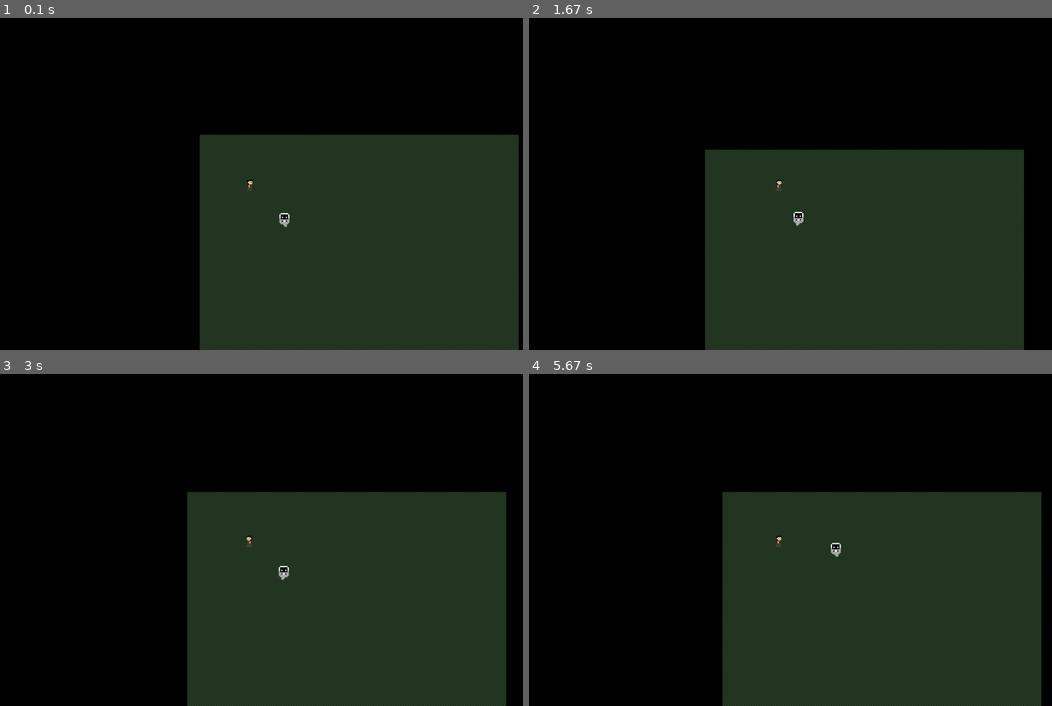
Above: before the commit, frames 1-4 (two rows, left to right).
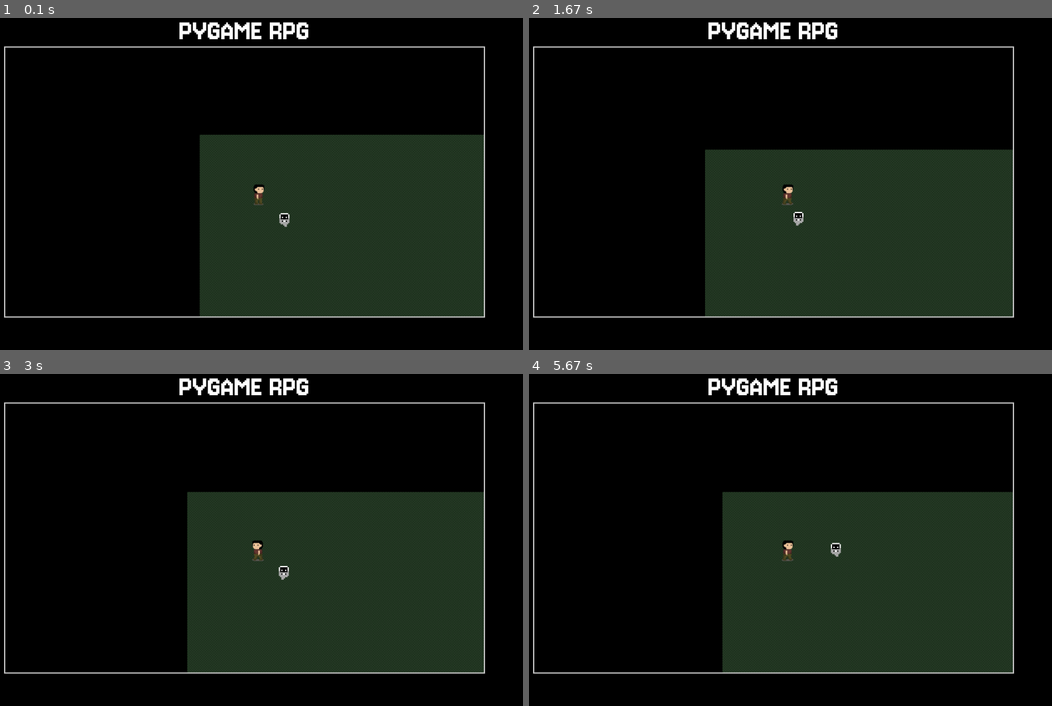
Above: after the commit, the same moments.

Repository: thefonzie-codes/pygame-rpg
Game: pygame game, started from main.py
Two runs of this game, one before a commit and one after it. Both use one fixed random seed, a clock stepped at 60 frames per second and the inputs below.
Inputs:
- Up to frame 1 (0.1 s): no input
- Up to frame 2 (1.67 s): hold D 0.33-0.8 s; hold W 0.83-1.3 s; hold D from 1.33 s (still down)
- Up to frame 3 (3 s): release D at 1.8 s; hold A 1.83-2.37 s; hold S 2.4-2.87 s; hold A from 2.9 s (still down)
- Up to frame 4 (5.67 s): release A at 3.37 s; hold W 3.4-3.87 s; hold D 3.9-4.53 s; hold S 4.57-5.03 s; hold A 5.07-5.53 s; hold D from 5.57 s (still down)

The runs differ from the first frame. In frame 1, 12% of the frame differs, in the area x 0-100%, y 1-100%; in frame 2, 9.2%; in frame 3, 10%; in frame 4, 11%.

Commit message:
added delta time

Diff:
--- a/constants.py
+++ b/constants.py
@@ -2,7 +2,7 @@
 
 PIXEL_SIZE = 4
 GRID_SIZE = 128
-VIEWPORT = pygame.math.Vector2(1920, 1080)
+# VIEWPORT = pygame.math.Vector2(1920, 1080)
 MAX_MAP_WIDTH = 256
 MAX_MAP_HEIGHT = 256
 FPS = 24
--- a/entities/player.py
+++ b/entities/player.py
@@ -1,11 +1,12 @@
 import pygame
 import os
 from constants import COLORS
+from helpers.fonts import load_font
 
 class Player:
     def __init__(self, tick, x = 32 , y = 32):
-        self.__max_health__ = 100
-        self.__current_health__ = 100
+        self.__max_hp__ = 100
+        self.__current_hp__ = 100
         self.position = pygame.math.Vector2(x, y)  # Replace x, y with Vector2
         self.tick = tick
         self.size = pygame.math.Vector2(8, 13)
@@ -13,67 +14,6 @@
         self.last_direction = 'right'
         self.animation_tick_start = 0
         self.models = self.load_sprites('assets/sprites/Player')
-        # self.models = [[
-        #         " GGGGGG ",
-        #         "GWWWWWWG",
-        #         "GWBWWWBG",
-        #         "GWWWWWWG",
-        #         " GGGGGG ",
-        #         "GBBBBBBG",
-        #         "GBBBBBBG",
-        #         "GBBBBBBG",
-        #         " GGGGGG ",
-        #         " BG BB  ",
-        #         " BG BB  ",
-        #         "DBBBGBBD",
-        #         " DDDDDD "
-        #     ],
-        #     [
-        #         " GGGGGG ",
-        #         "GWWWWWWG",
-        #         "GWBWWWBG",
-        #         "GWWWWWWG",
-        #         " GGGGGG ",
-        #         "GBBBBBBG",
-        #         "GBBBBBBG",
-        #         "GBBBBBBG",
-        #         " GGGGGG ",
-        #         " BB  B   ",
-        #         "BB  DBB ",
-        #         "BBBDDBBB",
-        #         "DDDDDDDD"
-        #     ],
-        #     [
-        #         " GGGGGG ",
-        #         "GWWWWWWG",
-        #         "GBWWWBWG",
-        #         "GWWWWWWG",
-        #         " GGGGGG ",
-        #         "GBBBBBBG",
-        #         "GBBBBBBG",
-        #         "GBBBBBBG",
-        #         " GGGGGG ",
-        #         "  BB GB ",
-        #         "  BB GB ",
-        #         "DBBGBBBD",
-        #         " DDDDDD "
-        #     ],
-        #     [
-        #         " GGGGGG ",
-        #         "GWWWWWWG",
-        #         "GBWWWBWG",
-        #         "GWWWWWWG",
-        #         " GGGGGG ",
-        #         "GBBBBBBG",
-        #         "GBBBBBBG",
-        #         "GBBBBBBG",
-        #         " GGGGGG ",
-        #         "   B  BB ",
-        #         " BBD  BB",
-        #         "BBBDDBBBB",
-        #         "DDDDDDDD"
-        #     ],
-        # ]
 
     def load_sprites(self, dir):
         print("\n Loading sprites... \n")
@@ -84,7 +24,7 @@
                 try:
                     sprite_path = os.path.join(dir, file)
                     print(f"{sprite_path}")
-                    sprite = pygame.image.load(sprite_path).convert_alpha()
+                    sprite = pygame.transform.scale(pygame.image.load(sprite_path).convert_alpha(), (120, 120))
                     sprites.append(sprite)
                     print(sprites)
                 except FileNotFoundError:
@@ -92,6 +32,32 @@
                 except pygame.error as e:
                     print(f"Error loading sprite for {file}: {e}")
         return sprites
+
+    def update_health(self, hp_change):
+        ## keys will just be for testing
+        self.__current_hp__ += hp_change        ## keys will just be for testing
+
+        if hp_change < 0:
+            print(f"DAMAGE TAKEN, CURRENT HP: {self.__current_hp__}")
+            return
+
+        print(f"PLAYER HEALED:  CURRENT HP: {self.__current_hp__}")
+        print(self.__current_hp__)
+
+    def display_damage(self, damage):
+        self.update_health(damage)
+        damage_animation_tick_start = self.tick
+        animation_frame = 0
+        tick_end = damage_animation_tick_start + 24
+        pixel_font = load_font('fonts/damage/Jersey10-Regular.ttf', 100)
+        damage = pixel_font.render('PYGAME RPG', True, COLORS['red'])
+        dmg_text_rect = damage.get_rect()
+        while animation_frame < tick_end:
+            print(animation_frame)
+            print(damage)
+
+    def display_healing(self, healing):
+        pass
 
     def move(self, keys, map):
             movement = pygame.math.Vector2(0, 0)  # Initialize movement vector
@@ -142,23 +108,3 @@
         game_surface.blit(model, (
             (position.x) * pixel_size,
             (position.y) * pixel_size))
-
-        # for y, row in enumerate(model):
-        #     for x, pixel in enumerate(row):
-        #         if pixel == 'W':
-        #             color = COLORS['white']
-        #         elif pixel == 'B':
-        #             color = COLORS['black']
-        #         elif pixel == 'R':
-        #             color = COLORS['red']
-        #         elif pixel == 'G':
-        #             color = COLORS['grey']
-        #         elif pixel == 'D':
-        #             color = COLORS['darkgrey']
-        #         else:
-        #             continue
-
-                # pygame.draw.rect(screen, color,
-                #     ((position.x + x) * pixel_size,
-                #     (position.y + y) * pixel_size,
-                #     pixel_size, pixel_size))
--- a/main.py
+++ b/main.py
@@ -26,6 +26,7 @@
     # Screen
     screen = pygame.display.set_mode((0, 0), pygame.FULLSCREEN)
     screen_width, screen_height = screen.get_size()
+    viewport = pygame.math.Vector2(screen_width * 0.8, screen_height * 0.8)
 
     pygame.display.set_caption('RPG Game')
 
@@ -40,7 +41,7 @@
     running = True
 
     # Camera
-    camera = Camera(VIEWPORT.x, VIEWPORT.y)
+    camera = Camera(viewport.x, viewport.y)
     camera.set_screen_size(screen_width, screen_height)
 
     # Map
@@ -52,15 +53,17 @@
     player = Player(tick)
 
     # Create a surface for the game viewport
-    game_surface = pygame.Surface((VIEWPORT.x, VIEWPORT.y))
+    game_surface = pygame.Surface((viewport.x, viewport.y))
 
     while running:
 
-        clock.tick(FPS)
+        dt = clock.tick(FPS) / 1000
         if tick >= FPS:
             tick = 0
         else:
             tick += 1
+
+        print(tick)
 
         ghost.tick = tick
         player.tick = tick
@@ -69,7 +72,7 @@
         screen.fill(COLORS['black'])
         screen.blit(title, (
             screen_width // 2 - title_rect.w // 2,
-            (screen_height // 2 - VIEWPORT.y // 2) // 2 - title_rect.h // 2
+            (screen_height // 2 - viewport.y // 2) // 2 - title_rect.h // 2
             ))
 
         # Get the position to center the game surface on screen
@@ -82,8 +85,8 @@
         frame = pygame.Rect(
             frame_pos.x - frame_thickness,
             frame_pos.y - frame_thickness,
-            VIEWPORT.x + (frame_thickness * 2),
-            VIEWPORT.y + (frame_thickness * 2),
+            viewport.x + (frame_thickness * 2),
+            viewport.y + (frame_thickness * 2),
         )
         pygame.draw.rect(screen, COLORS['lightgrey'], frame, frame_thickness)
 
@@ -92,6 +95,13 @@
 
         keys = pygame.key.get_pressed()
         player.move(keys, level_map)
+
+        ## temp for testing player dmg
+        if keys[pygame.K_x]:
+            player.update_health(5)
+        if keys[pygame.K_z]:
+            player.update_health(-5)
+        #####
 
         ghost.move(level_map)
         camera.update(player)
Empty file added: ui/button.py
